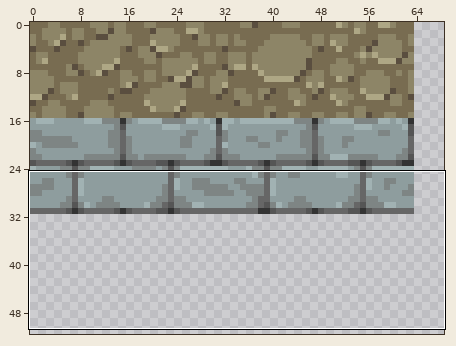
One commit to this sprite sheet: img/terrain1.png. The picture above shows the old version from afar; the outline marks the close-up.
Close-up. Before:
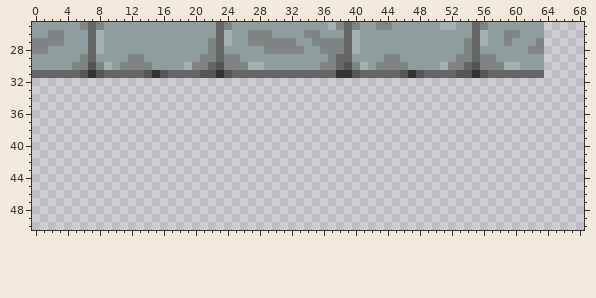
The file is 256x256 pixels. Shown: x 0..68, y 25..50. The wide view leaves out empty margins.
And afterwards:
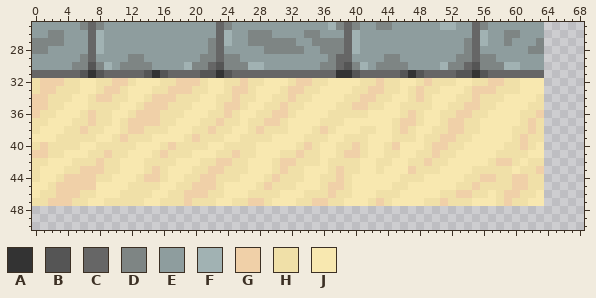
Palette (. is transparent): A #333333  B #555555  C #666666  D #7e8584  E #8e9d9e  F #a1b2b3  G #f0d0a8  H #f0e0a8  J #f8e8b0
The exact change:
Changed rows in their new state; - is an unchanged pixel.
first column x 0:
32 HGGGHHJJHHGGHJJJHHGGGHJJHHGHHJJJHGGHHJJJJHHGHHJJHGHHHJJHHGGHHJJJ
33 HGGHHHJJHGGHJJJHHGGGHHJJHGGHJJJHGGHHJJJJHHGGHHJHGHHJJJHGGGHHHJJJ
34 GGHHHJJHGGHHJJHGGGHHHJJHHGHHJJHHGHHJJJJHHGGHHJJHGHJJJHHGHHHJJJJH
35 GGHHJJJHHHHJJHGGGHHHJJJHGGHJJHHGHHJJJJHHGGHHJJHHHHJJHHGGHHJJJJHH
36 GHHJJJHGHHJJHGGGHHHJJJHHGHJJHHGGHJJJJHHHHHJJJJHGHJJHHGGHHJJJJHHG
37 HHJJJHHGHHJHGGGGHHJJJHHGHHJHHGGHJJJJHHHJJJJJJHGGHJJHGGHHJJJJJHGH
38 HJJJHHGHHJJHGGHHHJJJHHGHHJJHGHHHJJJHGHJJJHHJJHGHJJHHGGHHJJJJHHGH
39 JJJHHHHHJJHGHHHJJJJHGHHHJJHHHHJJJJHHHJJHHHJJJHHHJHHGGHHJJJJJHGHH
40 HGHHHHJJHHHHHJJJHGHHHHJJHHHHJJJJJHGHJJHHGHJJHGJJJHGGHHJJJJJHHGHJ
41 GGHHJJJHHGHHJJJHGHHHJJJHHGHHJJJHHGHHJJHGGHJJHHJJHHGHHJJJJJHHHHJJ
42 HHJJJHHHGHHJJJHHHHJJJHHGGHHJJJHGGHHHJHHHHJJHHJJHHGHHJJJJJHGGHJHH
43 HJJJHHGGGHHJJJHGHJJJHHGGHHHJJJHGHHJJJHGHHJJHJJJGHHHJJJJHHHHHJHHG
44 HJJHGGGGHHJJJHGGHJJHHGGHHHJJJHGHHHJJHHGHJJJJJJHHHJJJJJHHGGHHGGHH
45 JJHGGGGGJJJJHHHHJJHHGGGHJJJJHGHHHJJJHGGHJJJJJHHJJJJJJHHGHHHHGGHH
46 JHHGGGHHJJJHHHHJJHHGGGHHJJJHHHHJJJHHHGHHJJJHHHJJJJJHHGGHHJHGGHHJ
47 HHGGGHHJJHHHHHJJHHHGHHHJJHHGGHJJJHHGGHHJJJHGHJJJJHHGHHHJJJHGHHJJ
